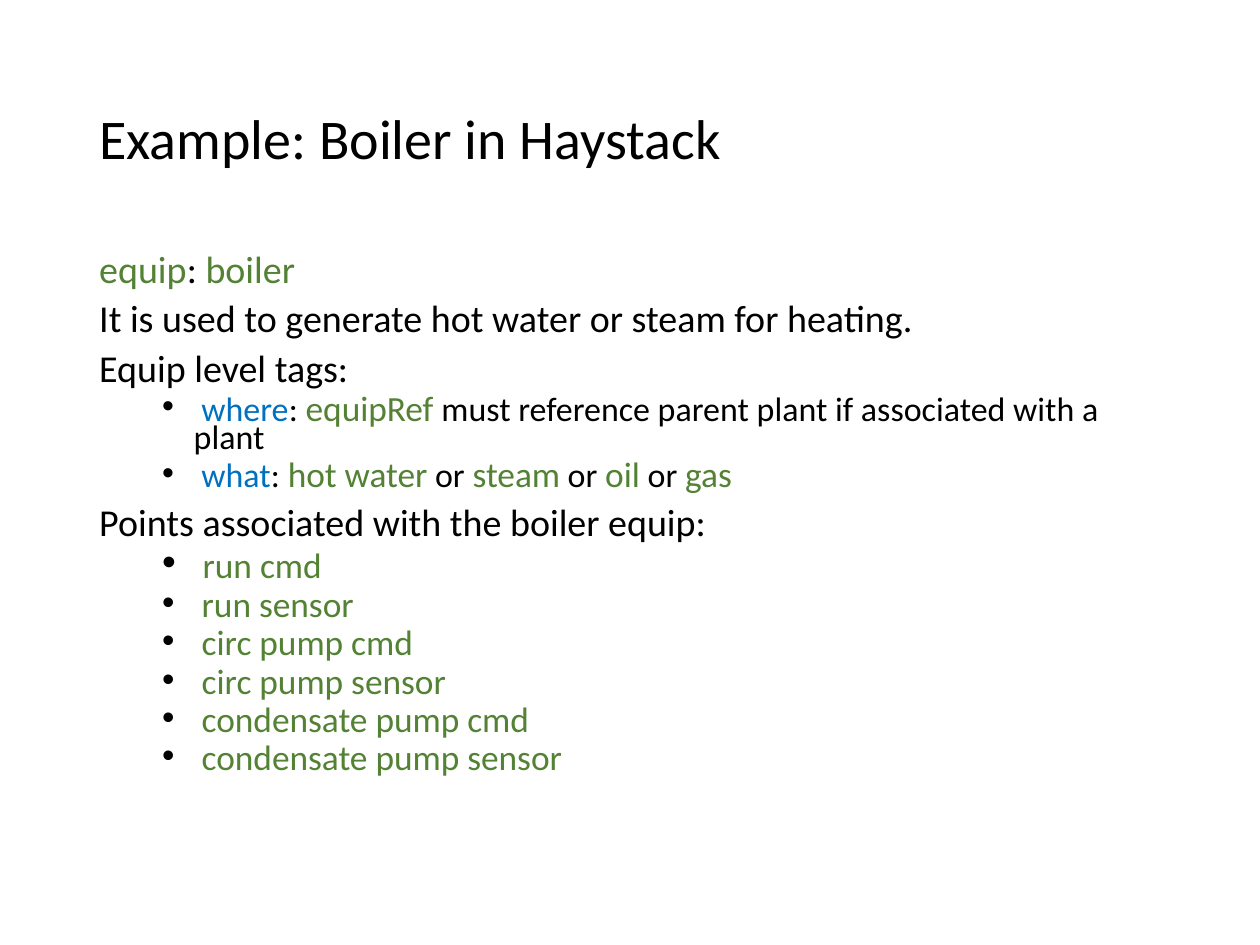
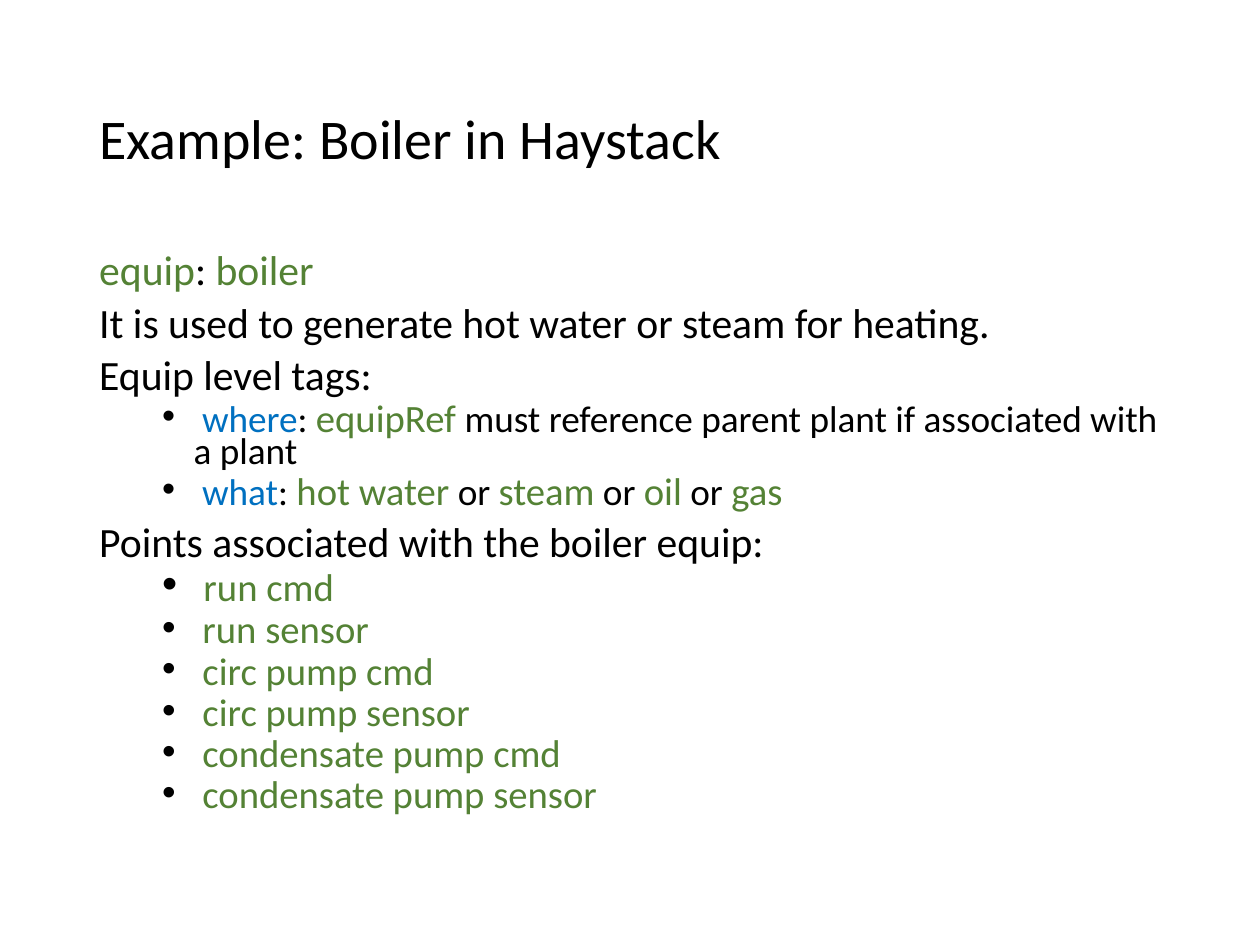
Before and after one commit to iot-schema-collab/teleconferences, a slide deck: slide 12 of iotschema-17may20218.pptx. Drawn at 1260x945 pixels with LibreOffice and Linux fonts; fonts in the diff are those of the drawing. Boxes give left, top, right and bottom in pixels: in the first picture for what was removed or moved away, otherwise in the second. Text is boxed around its words. In the diff, an @@ line names an element or a change of style, - is before the commit and + after.

Commit message:
Figure - Integration of Haystack vocabulary in iot.schema.org updated.

```diff
--- a/iotschema-17may20218.pptx
+++ b/iotschema-17may20218.pptx
@@ text "equip: boiler" at [99, 256, 1157, 815]: size 21.7 to 23.8 pt in "equip: boiler", "It is used to generate hot water ...", "Equip level tags:", "Points associated with the boiler equip:"; size 19.4 to 21.2 pt in "where: must reference parent plant if associated ...", "what: or or or"; size 20.1 to 22.1 pt in "equipRef", "hot water steam oil gas", "run cmd", "run sensor" and 4 more places @@
```
Also in this commit, not shown: 4 other slides changed, 1 other file.
